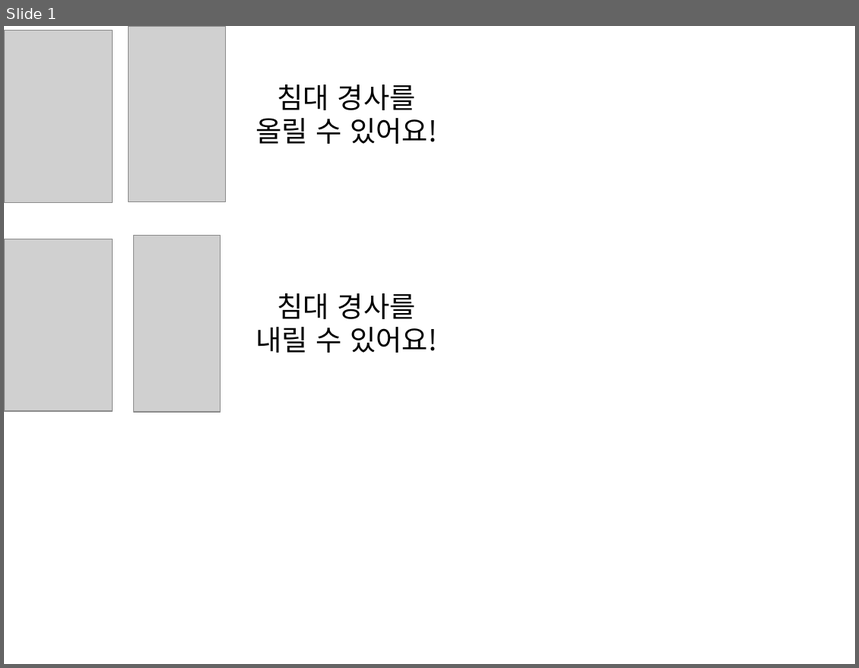
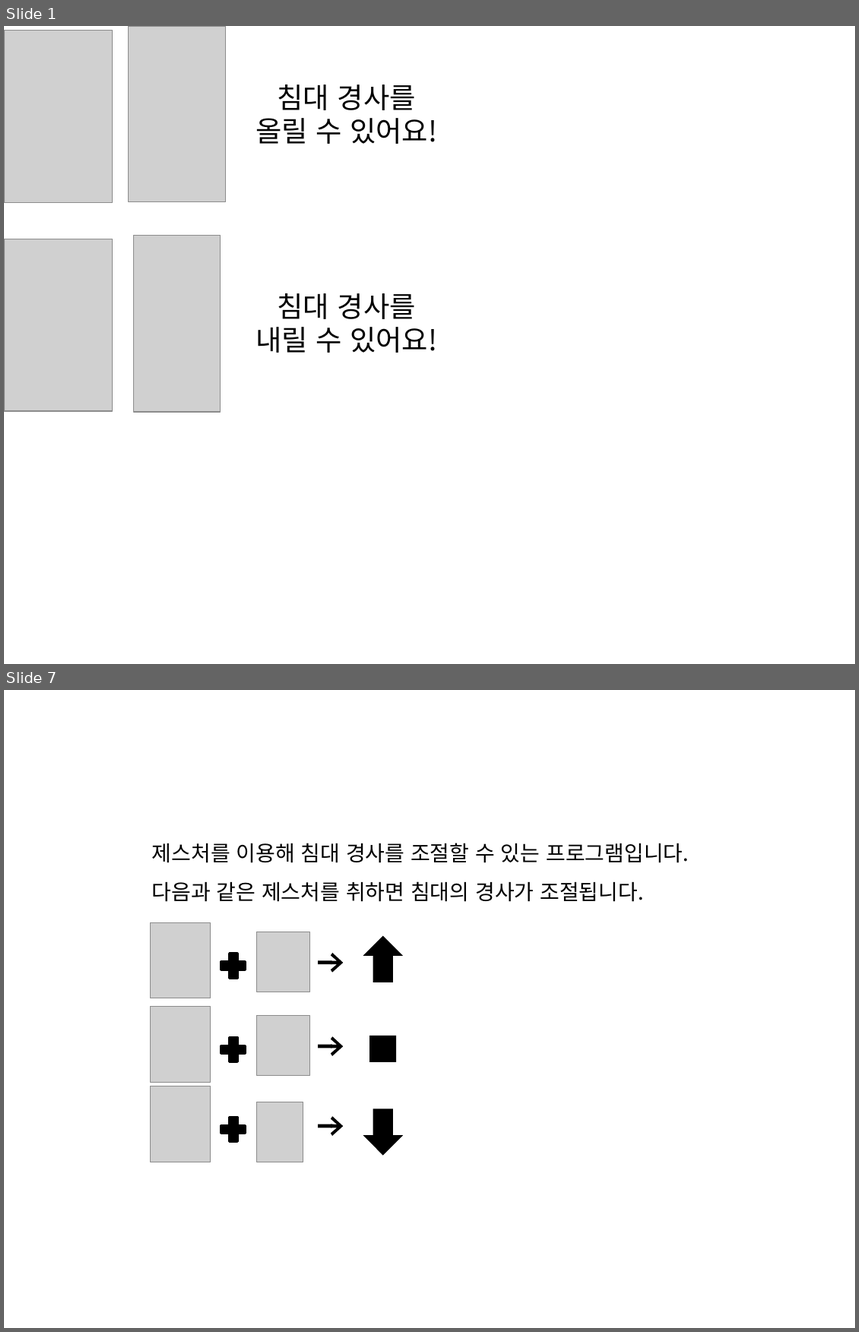
Before and after one commit to SuyoungKim-K/Motion_Control, a slide deck: working/GUI/Image/이미지제작용.pptx. Shown one above the other, each under a label of ours: slide 1 before the commit, slides 1 and 7 after it; the slides between them are not shown. The pictures are 859x668 and 859x1332 pixels, drawn with LibreOffice and Linux fonts; fonts in the diff are those of the drawing; grey boxes stand for pictures. Boxes give left, top, right and bottom in pixels: in the first picture for what was removed or moved away, otherwise in the second. Text is boxed around its words. In the diff, an @@ line names an element or a change of style, - is before the commit and + after.

```diff
--- a/working/GUI/Image/이미지제작용.pptx
+++ b/working/GUI/Image/이미지제작용.pptx
@@ slide 7 added at bbox=[4, 690, 855, 1328], background #FFFFFF @@
@@ text added at bbox=[152, 843, 689, 863], 18 pt, text #000000 @@
+제스처를 이용해 침대 경사를 조절할 수 있는 프로그램입니다.
@@ text added at bbox=[152, 882, 644, 902], 18 pt, text #000000 @@
+다음과 같은 제스처를 취하면 침대의 경사가 조절됩니다.
@@ picture added at bbox=[151, 923, 210, 998] @@
@@ picture added at bbox=[257, 932, 310, 991] @@
@@ down arrow added at bbox=[363, 936, 403, 983], fill #000000 @@
@@ plus sign added at bbox=[217, 950, 250, 983], fill #000000, outline #000000 2 pt @@
@@ arrow added from (318, 962) to (343, 962), #000000 3 pt @@
@@ picture added at bbox=[151, 1007, 210, 1082] @@
@@ picture added at bbox=[257, 1016, 310, 1075] @@
@@ plus sign added at bbox=[217, 1033, 250, 1066], fill #000000, outline #000000 2 pt @@
@@ arrow added from (318, 1046) to (343, 1046), #000000 3 pt @@
@@ rectangle added at bbox=[370, 1036, 396, 1062], fill #000000 @@
@@ picture added at bbox=[151, 1087, 210, 1163] @@
@@ plus sign added at bbox=[217, 1113, 250, 1146], fill #000000, outline #000000 2 pt @@
@@ picture added at bbox=[257, 1102, 303, 1161] @@
@@ down arrow added at bbox=[363, 1109, 403, 1156], fill #000000 @@
@@ arrow added from (318, 1127) to (343, 1127), #000000 3 pt @@
```
Also in this commit, not shown: 1 slide changed, 4 other slides added, 1 slide removed, 2 other files.
